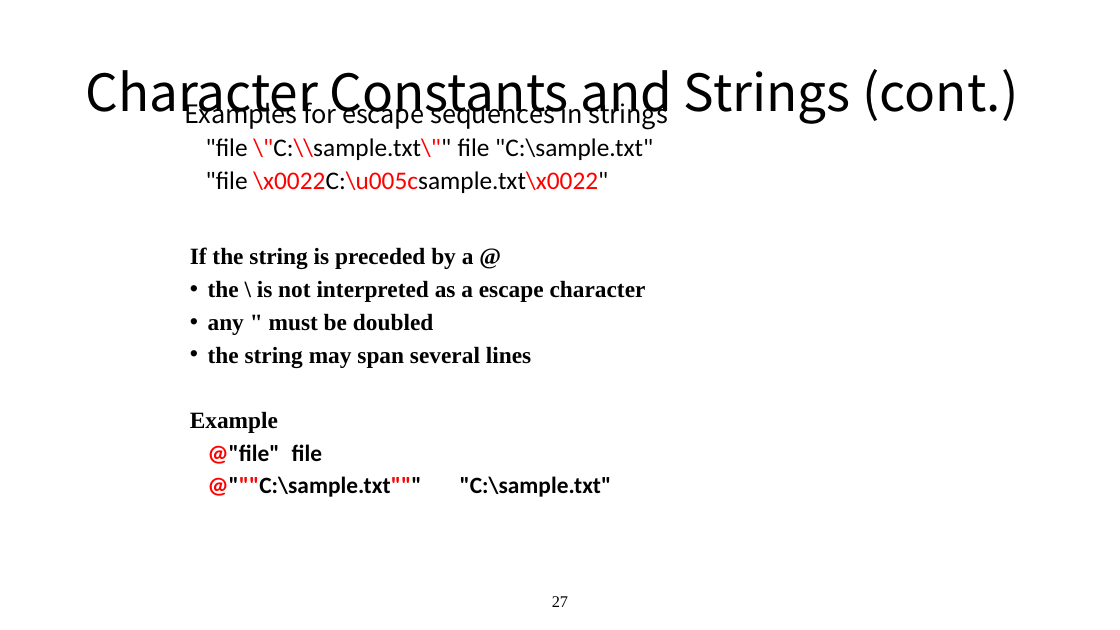
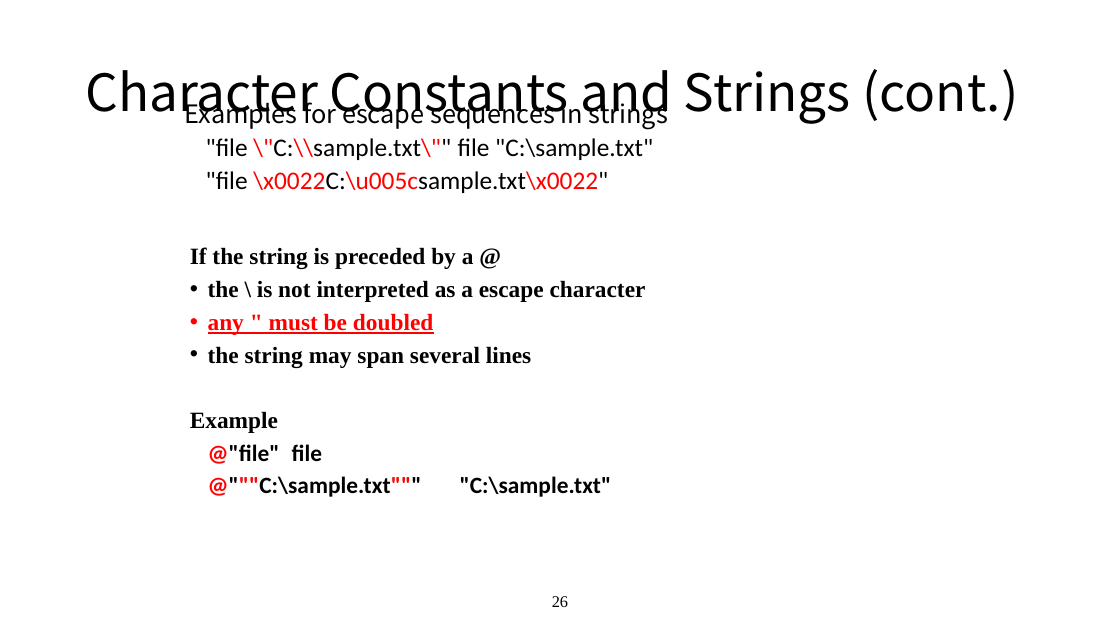
Before and after one commit to yangalan123/2017Csharp-EXAM, a slide deck: slide 26 of C#复习.pptx (slide 27 before the commit). Drawn at 1120x630 pixels with LibreOffice and Linux fonts; fonts in the diff are those of the drawing. Boxes give left, top, right and bottom in pixels: in the first picture for what was removed or moved away, otherwise in the second. Text is boxed around its words. In the diff, an @@ line names an element or a change of style, - is before the commit and + after.

```diff
--- a/C#复习.pptx
+++ b/C#复习.pptx
@@ text at box(208, 313, 433, 335): text colour #000000 to #FF0000, underline on in "any " must be doubled" @@
@@ page number at box(552, 596, 568, 607): text changed @@
-27
+26
```
Also in this commit, not shown: 7 other slides changed, 1 slide removed, 2 other files.
